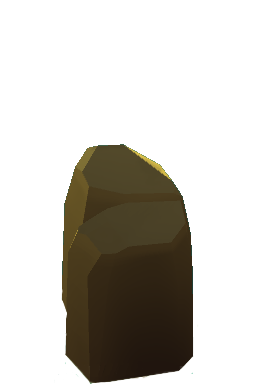
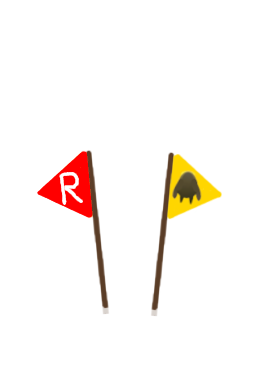
Layered file, before and after one edit (256x384). Changes by layer:
hid "Pasted Layer #1" over [54, 144, 194, 384]
hid "Layer #19" over [65, 229, 198, 380]
showed "Layer #13", painted on it over [106, 151, 222, 383]
showed "Layer #12", painted on it over [37, 149, 150, 383]
